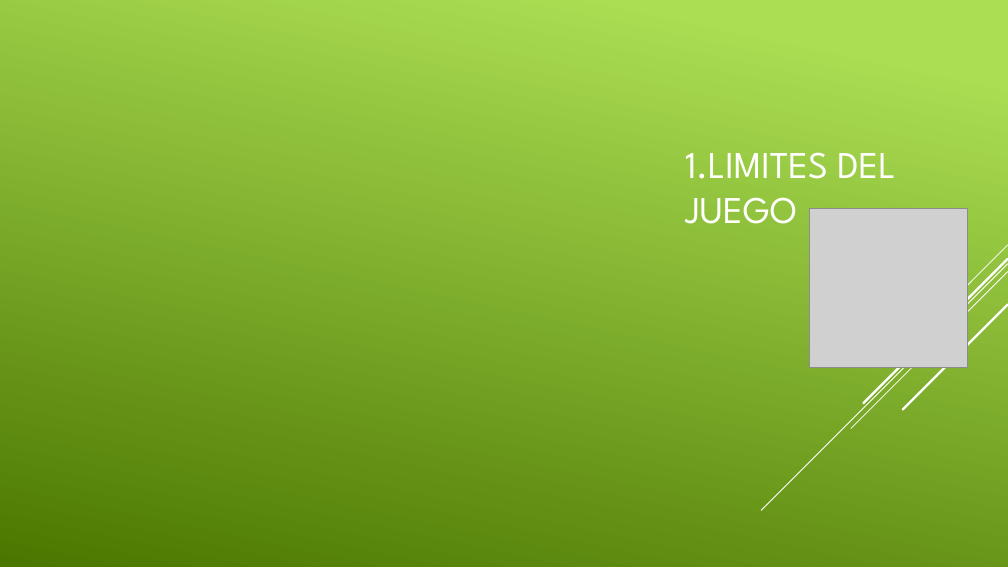
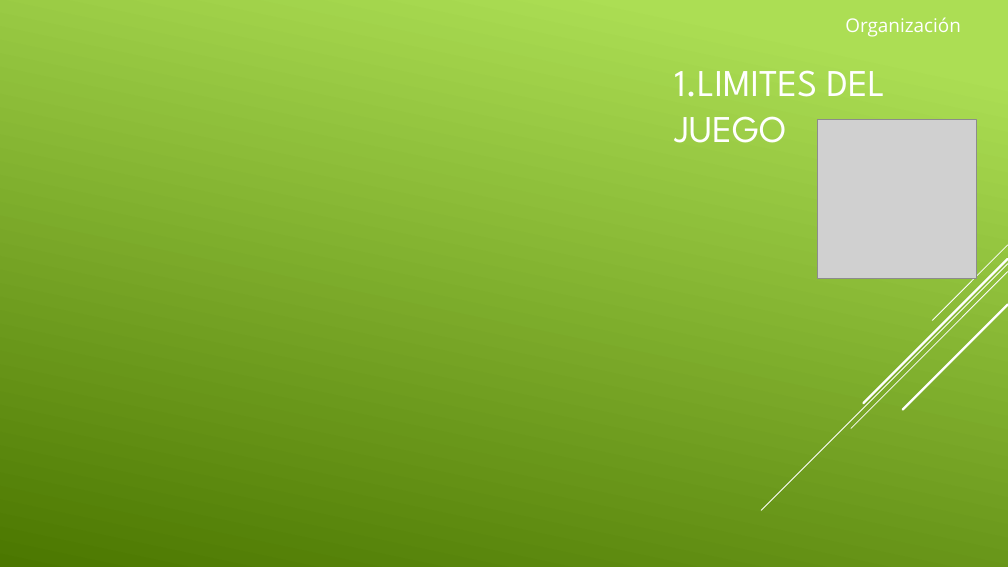
Before and after one commit to aigora/twA109_1920-camara-termica, a slide deck: slide 3 of CROSS the road.pptx. Drawn at 1008x567 pixels with LibreOffice and Linux fonts; fonts in the diff are those of the drawing; grey boxes stand for pictures. Boxes give left, top, right and bottom in pixels: in the first picture for what was removed or moved away, otherwise in the second. Text is boxed around its words. In the diff, an @@ line names an element or a change of style, - is before the commit and + after.

```diff
--- a/CROSS the road.pptx
+++ b/CROSS the road.pptx
@@ text added at (845, 17, 961, 37), 18 pt, text #FFFFFF @@
+Organización
@@ title "1.LIMITES DEL JUEGO": place and size @@
-title "1.LIMITES DEL JUEGO" at (685, 152, 895, 224)
+title "1.LIMITES DEL JUEGO" at (674, 70, 885, 143)
@@ picture: place and size @@
-picture at (809, 209, 968, 368)
+picture at (817, 119, 976, 278)
```
Also in this commit, not shown: 3 other slides changed, 1 slide added, 1 slide removed.
